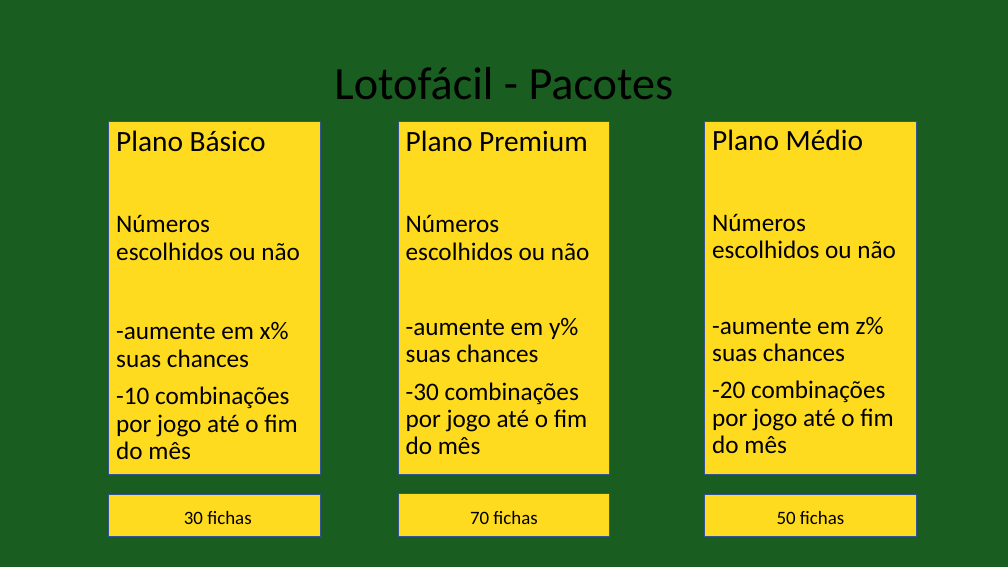
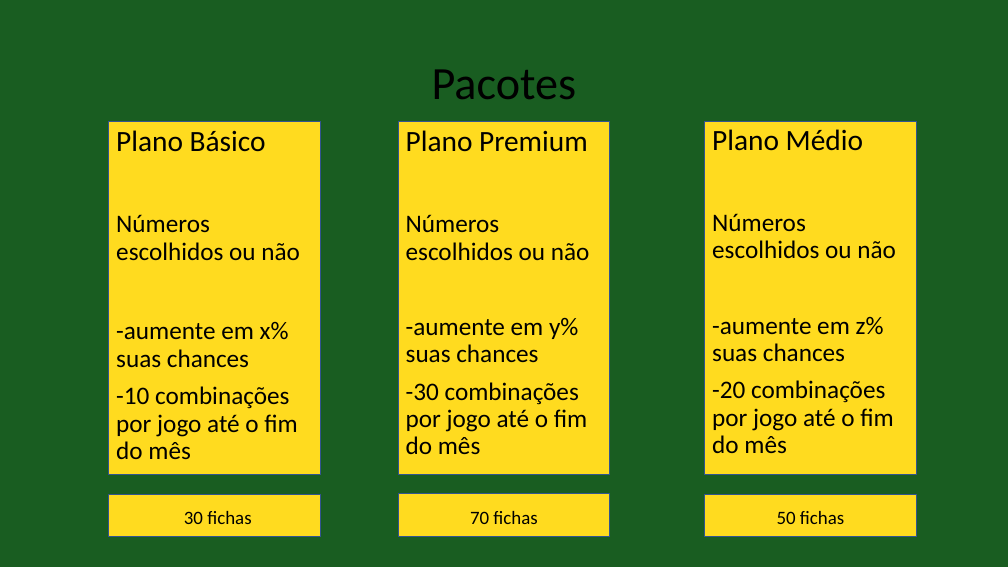
Before and after one commit to evertonsil/trilhadasorte, a slide deck: slide 5 of Trilha da sorte.pptx (slide 3 before the commit). Drawn at 1008x567 pixels with LibreOffice and Linux fonts; fonts in the diff are those of the drawing. Boxes give left, top, right and bottom in pixels: in the first picture for what was removed or moved away, otherwise in the second. Text is boxed around its words. In the diff, an @@ line names an element or a change of style, - is before the commit and + after.

```diff
--- a/Trilha da sorte.pptx
+++ b/Trilha da sorte.pptx
@@ title at [432,69,577,99]: text changed @@
-Lotofácil - Pacotes
+Pacotes
```
Also in this commit, not shown: 3 other slides changed, 4 slides added, 1 slide removed, 8 other files.
